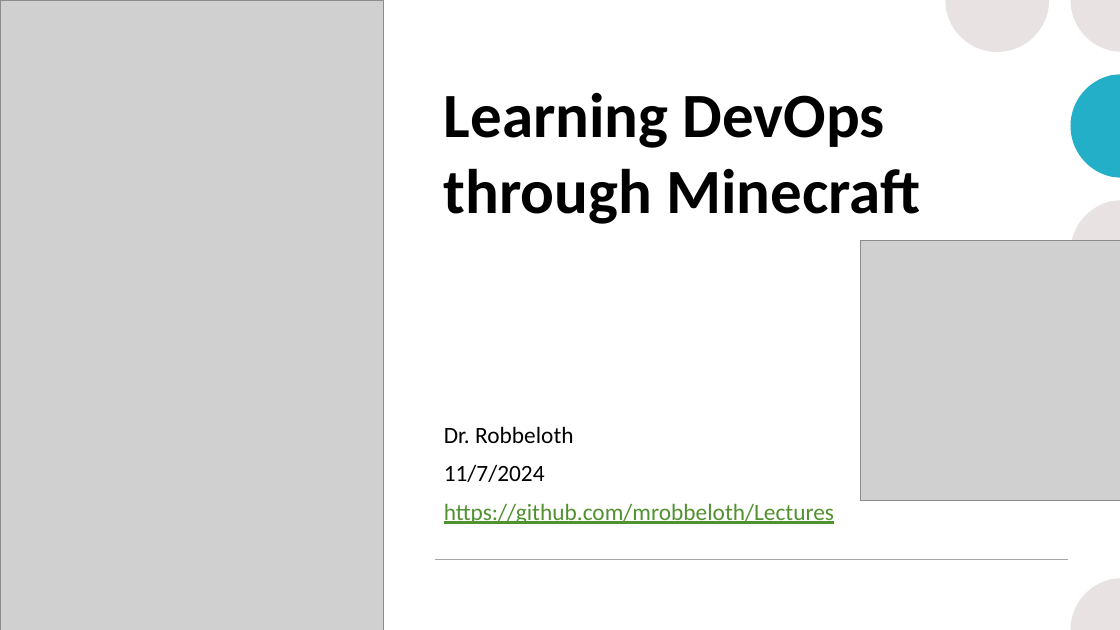
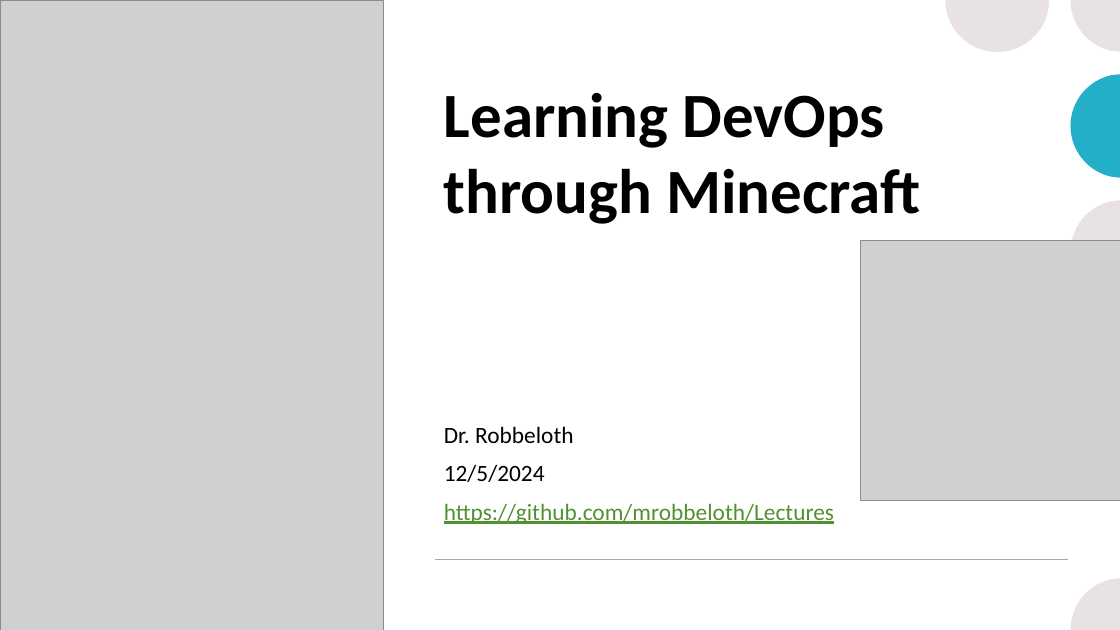
Before and after one commit to mrobbeloth/Lectures, a slide deck: slide 1 of Minecraft/Learning DevOps Through Minecraft.pptx. Drawn at 1120x630 pixels with LibreOffice and Linux fonts; fonts in the diff are those of the drawing; grey boxes stand for pictures. Boxes give left, top, right and bottom in pixels: in the first picture for what was removed or moved away, otherwise in the second. Text is boxed around its words. In the diff, an @@ line names an element or a change of style, - is before the commit and + after.

```diff
--- a/Minecraft/Learning DevOps Through Minecraft.pptx
+++ b/Minecraft/Learning DevOps Through Minecraft.pptx
@@ subtitle at [444, 464, 545, 482]: text changed @@
-11/7/2024
+12/5/2024
```
Also in this commit, not shown: 1 other slide changed, 1 slide added.
